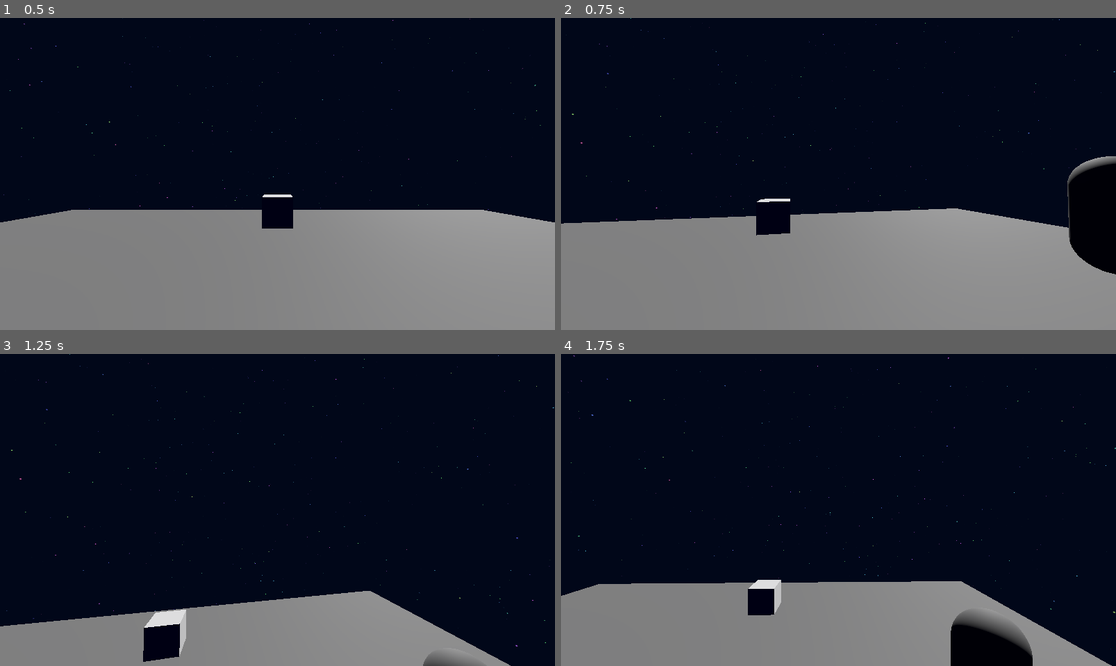
Above: before the commit, frames 1-4 (two rows, left to right).
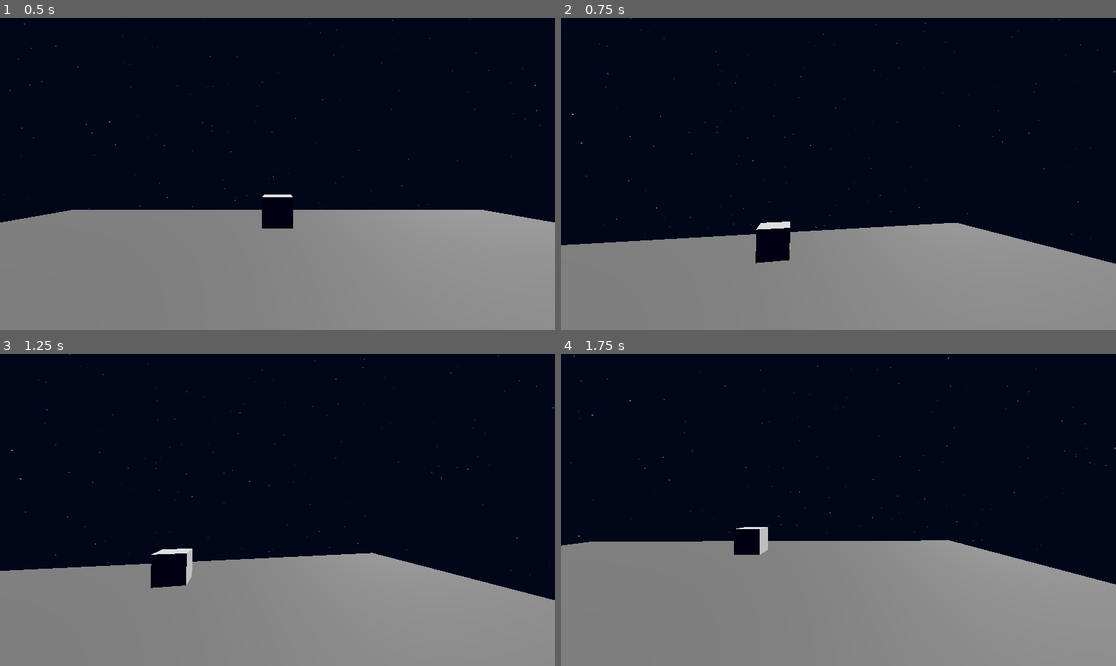
Above: after the commit, the same moments.

Repository: Craxulator/_X
Game: Godot game, scene res://Main.tscn
Same seed, same stepped clock (60 frames per second), same inputs: the game is played once before the commit and once after it.
Inputs (mouse positions are in pixels of both pictures, inside the frame that each line leads up to):
- Up to frame 1 (0.5 s): no input
- Up to frame 2 (0.75 s): tap Enter (ui_accept) at 0.5 s; move the mouse to (960, 158) at 0.52 s; hold D (MoveRight) from 0.53 s (still down); tap Shift (Slide) at 0.6 s
- Up to frame 3 (1.25 s): keep holding D (MoveRight); tap Space (Jump) at 0.77, 0.8, 1.07 s
- Up to frame 4 (1.75 s): move the mouse to (727, 525) at 1.27 s; release D (MoveRight) at 1.28 s; hold S (MoveBackward) from 1.28 s (still down); tap Space (Jump) at 1.35, 1.52 s; tap Shift (Slide) at 1.55 s

Frame 1 is identical in both runs. In frame 2, 6.2% of the frame differs, in the area x 0-100%, y 44-83%; in frame 3, 17%; in frame 4, 18%, in the area x 0-100%, y 55-100%.

Commit message:
Wall-Jump & Input Tree Rewrite!

Diff:
--- a/Main.tscn
+++ b/Main.tscn
@@ -1,8 +1,7 @@
-[gd_scene load_steps=14 format=3 uid="uid://c8pxhbfbs1rae"]
+[gd_scene load_steps=13 format=3 uid="uid://c8pxhbfbs1rae"]
 
 [ext_resource type="Shader" uid="uid://y04sclp566j2" path="res://TestShader.gdshader" id="1_uu6xs"]
 [ext_resource type="Shader" uid="uid://b1yqdotx65jvu" path="res://SkyShader.gdshader" id="3_r0du0"]
-[ext_resource type="PackedScene" uid="uid://iovyy51jlqvl" path="res://Scenes/sams.tscn" id="4_cm0pq"]
 [ext_resource type="PackedScene" uid="uid://dnibpxmbjl5a8" path="res://Scenes/Player.tscn" id="4_fos0i"]
 
 [sub_resource type="BoxMesh" id="BoxMesh_glv2v"]
@@ -62,10 +61,6 @@
 [node name="WorldEnvironment" type="WorldEnvironment" parent="."]
 environment = SubResource("Environment_3dxm6")
 
-[node name="sams" parent="." instance=ExtResource("4_cm0pq")]
-transform = Transform3D(1, 0, 0, 0, 1, 0, 0, 0, 1, 6.60031, 1.03315, -2.4956)
-move_speed = 1
-
 [node name="Player" parent="." instance=ExtResource("4_fos0i")]
 transform = Transform3D(1, 0, 0, 0, 1, 0, 0, 0, 1, 0, 2, 0)
 
--- a/Scripts/Controllers/PlayerController.gd
+++ b/Scripts/Controllers/PlayerController.gd
@@ -10,6 +10,7 @@
 var SlideJump = false
 var WallState = false
 var CanWallJump = false
+var WallJumps = 0
 
 func _ready():
 	Hitbox = $Hitbox
@@ -32,6 +33,7 @@
 
 func WallJump():
 	Jump()
+	WallJumps += 1
 	CanWallJump = false
 	pass
 
@@ -45,7 +47,7 @@
 		return
 
 	if not is_on_floor():
-		if WallState: WallJump()
+		if WallState and WallJumps < 3: WallJump()
 	else: Jump()
 	pass
 
@@ -131,7 +133,9 @@
 		if is_on_floor(): EndSlide()
 
 	if is_on_floor():
+		WallJumps = 0
 		if StepSliding && not get_meta("Sliding"): EndSlide()
+		elif Hitbox.shape.size.y < Hitbox.shape.size.z: EndSlide()
 		if get_meta("Sliding"): HandleSlide(DeltaTime)
 		elif not WallState: HandleMovement(DeltaTime)
 	else:
